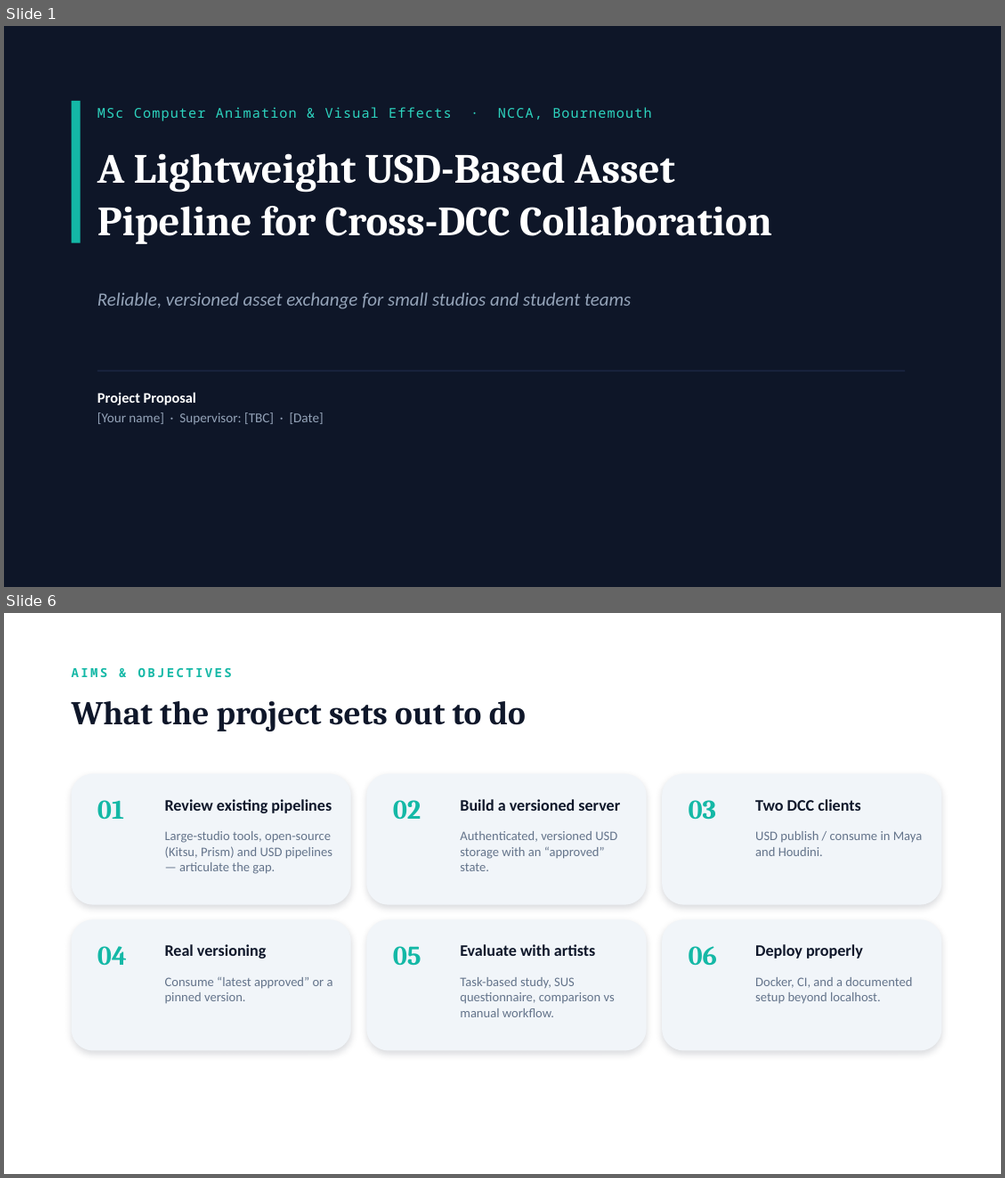
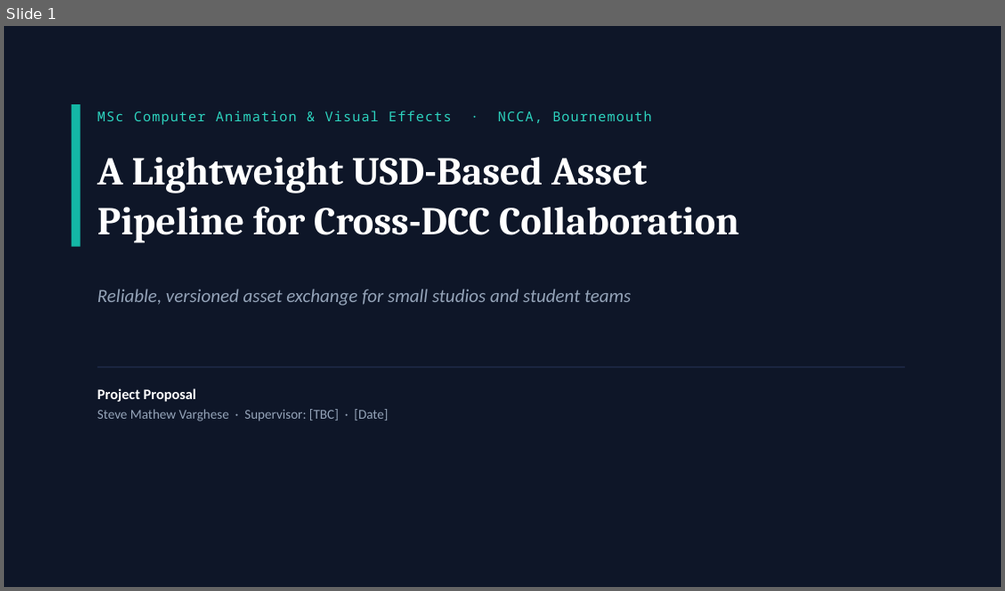
Before and after one commit to steve-mathew-v/usd-asset-pipeline, a slide deck: docs/MSc_Proposal.pptx. Shown one above the other, each under a label of ours: slides 1 and 6 before the commit, slide 1 after it; the slides between them are not shown. The pictures are 1005x1178 and 1005x591 pixels, drawn with LibreOffice and Linux fonts; fonts in the diff are those of the drawing. Boxes give left, top, right and bottom in pixels: in the first picture for what was removed or moved away, otherwise in the second. Text is boxed around its words. In the diff, an @@ line names an element or a change of style, - is before the commit and + after.

```diff
--- a/docs/MSc_Proposal.pptx
+++ b/docs/MSc_Proposal.pptx
@@ slide 6 removed at bbox=[4, 613, 1001, 1174], background #FFFFFF @@
@@ text removed at bbox=[72, 668, 232, 677] @@
-AIMS & OBJECTIVES
@@ text removed at bbox=[72, 701, 526, 731] @@
-What the project sets out to do
@@ rounded rectangle removed at bbox=[72, 774, 351, 905] @@
@@ text removed at bbox=[165, 799, 332, 813] @@
-Review existing pipelines
@@ rounded rectangle removed at bbox=[367, 774, 647, 905] @@
@@ text removed at bbox=[460, 799, 620, 811] @@
-Build a versioned server
@@ rounded rectangle removed at bbox=[662, 774, 942, 905] @@
@@ text removed at bbox=[755, 799, 861, 811] @@
-Two DCC clients
@@ text removed at bbox=[97, 800, 124, 819] @@
-01
@@ text removed at bbox=[393, 800, 421, 819] @@
-02
@@ text removed at bbox=[688, 800, 717, 819] @@
-03
@@ text removed at bbox=[165, 831, 332, 874] @@
-Large-studio tools, open-source (Kitsu, Prism) and USD pipelines — articulate the gap.
@@ text removed at bbox=[460, 831, 617, 871] @@
-Authenticated, versioned USD storage with an “approved” state.
@@ text removed at bbox=[755, 831, 922, 856] @@
-USD publish / consume in Maya and Houdini.
@@ rounded rectangle removed at bbox=[72, 919, 351, 1051] @@
@@ rounded rectangle removed at bbox=[367, 919, 647, 1051] @@
@@ rounded rectangle removed at bbox=[662, 919, 942, 1051] @@
@@ text removed at bbox=[97, 946, 127, 965] @@
-04
@@ text removed at bbox=[165, 944, 266, 958] @@
-Real versioning
@@ text removed at bbox=[393, 946, 421, 965] @@
-05
@@ text removed at bbox=[460, 944, 595, 956] @@
-Evaluate with artists
@@ text removed at bbox=[688, 946, 717, 965] @@
-06
@@ text removed at bbox=[755, 944, 863, 958] @@
-Deploy properly
@@ text removed at bbox=[165, 977, 333, 1003] @@
-Consume “latest approved” or a pinned version.
@@ text removed at bbox=[460, 977, 615, 1017] @@
-Task-based study, SUS questionnaire, comparison vs manual workflow.
@@ text removed at bbox=[755, 977, 912, 1004] @@
-Docker, CI, and a documented setup beyond localhost.
@@ slide 1 changed as well @@
@@ rectangle: place and size @@
-rectangle at bbox=[72, 101, 81, 243]
+rectangle at bbox=[72, 104, 81, 247]
@@ text "MSc Computer Animation & Visual ...": place and size @@
-text "MSc Computer Animation & Visual ..." at bbox=[97, 107, 651, 121]
+text "MSc Computer Animation & Visual ..." at bbox=[97, 111, 651, 125]
@@ text "A Lightweight USD-Based Asset" at bbox=[97, 157, 739, 243]: size 40 to 38 pt @@
@@ text "Reliable, versioned asset exchange for ...": place and size @@
-text "Reliable, versioned asset exchange for ..." at bbox=[97, 292, 631, 309]
+text "Reliable, versioned asset exchange for ..." at bbox=[97, 289, 631, 305]
@@ rectangle: place and size @@
-rectangle at bbox=[97, 370, 905, 371]
+rectangle at bbox=[97, 366, 905, 368]
@@ text at bbox=[97, 409, 388, 421]: text changed @@
-[Your name] · Supervisor: [TBC] · [Date]
+Steve Mathew Varghese · Supervisor: [TBC] · [Date]
```
Also in this commit, not shown: 1 other slide changed, 5 slides added, 7 other slides removed, 27 other files.
